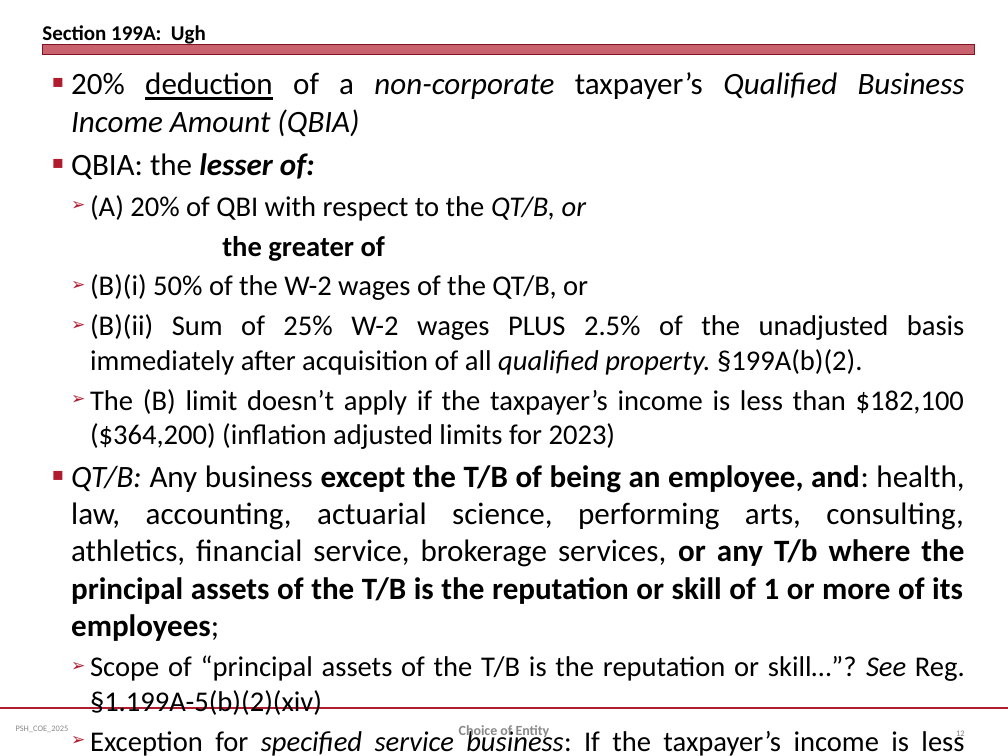
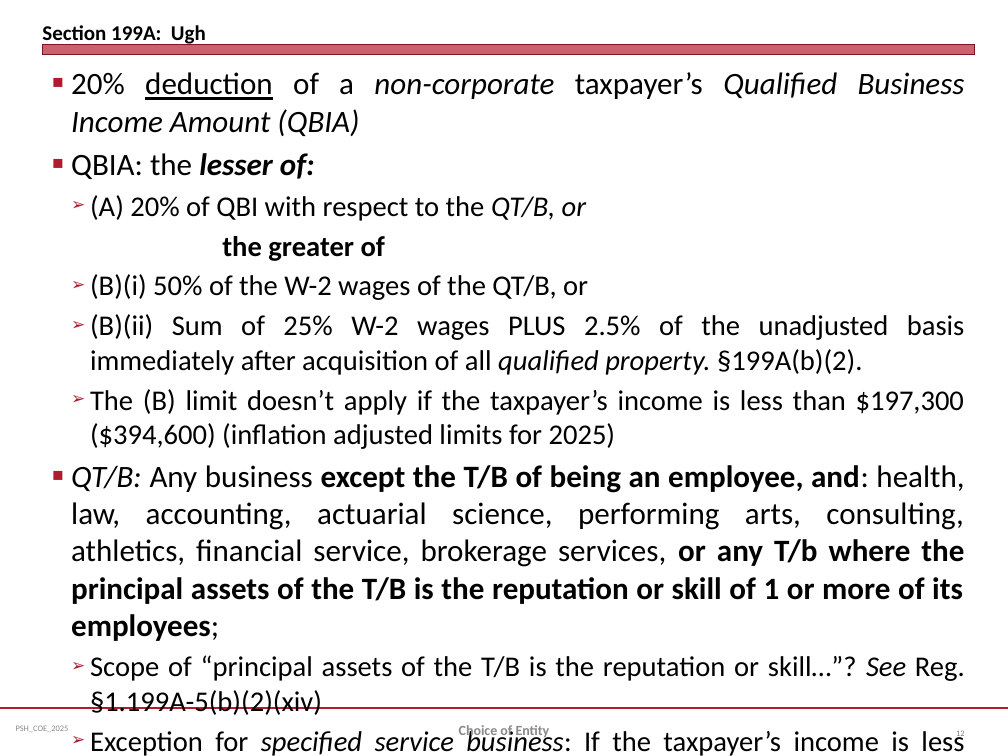
Before and after one commit to jmc877/Partnership-Tax, a slide deck: slide 12 of slides/PSH_COEntity_2023.pptx. Drawn at 1008x756 pixels with LibreOffice and Linux fonts; fonts in the diff are those of the drawing. Boxes give left, top, right and bottom in pixels: in the first picture for what was removed or moved away, otherwise in the second. Text is boxed around its words. In the diff, an @@ line names an element or a change of style, - is before the commit and + after.

```diff
--- a/slides/PSH_COEntity_2023.pptx
+++ b/slides/PSH_COEntity_2023.pptx
@@ text at [90,389,964,449]: text changed @@
-  ➢ The (B) limit doesn’t apply if the taxpayer’s income is less than $182,100 ($364,200) (inflation adjusted limits for 2023)
+  ➢ The (B) limit doesn’t apply if the taxpayer’s income is less than $197,300 ($394,600) (inflation adjusted limits for 2025)
```
Also in this commit, not shown: 2 other slides changed.
